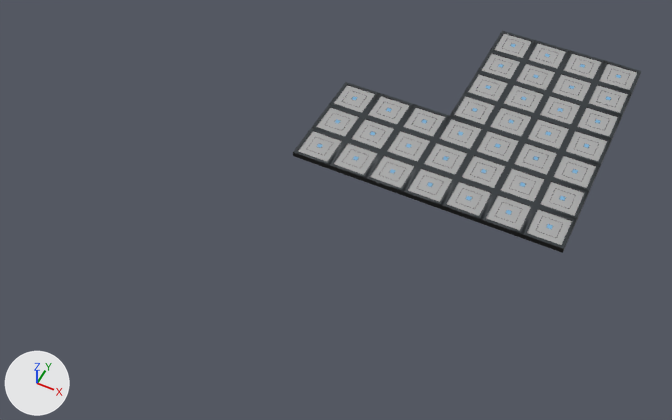
What one commit did to the FBX model Assets/Assets/ProceduralGeneration2/RoomMeshes/Floor2.fbx.
Rendered twice from a 50 mm camera at (5.6, -85.5, 65.7) aimed at (-23.0, -28.4, -5.8). Lighting does not change. The marker at lower left points along +X, +Y and +Z. Where no turn or scale is listed for an object, it has been applied to the vertices. Vertices at the same position are counted once.

The first picture shows 'Room2'.
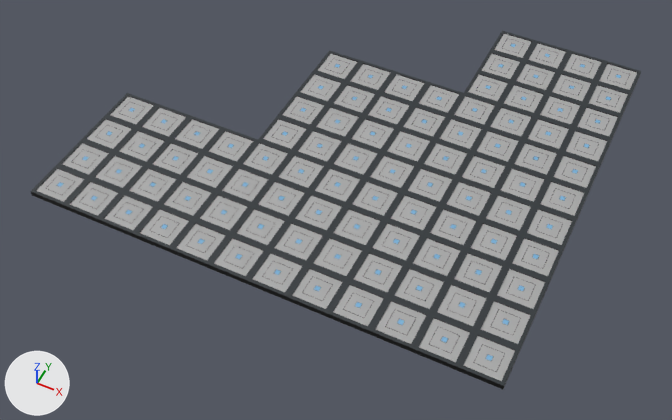
Commit message: made rooms bigger

Boxes (x1, y1, x2, y2) around the edits, measured in the pictures (672 x 420 px):
'Room2', reshaped (75% wider, 61% taller): before (293, 31, 641, 253); after (31, 31, 641, 389)
part 1 of me_plane_008, added: after (31, 50, 564, 389)

What changed in the scene script:
```text
Change me_plane_008:
    used by ob_room2; location = (0.0, 0.0, 0.0)
    remove me_plane_008.from_pydata(...)  # 1288 vertices, 1346 faces; spans x -28.0..0.0, y -28.0..0.0, z -0.6..0.0
    add me_plane_008.from_pydata(...)  # 3176 vertices, 3174 faces; spans x -48.0..0.0, y -44.0..0.0, z -0.6..0.0
    me_plane_008 part 1: 1888 vertices added at x -48.0..0.0, y -44.0..-12.0, z -0.6..0.0
```
